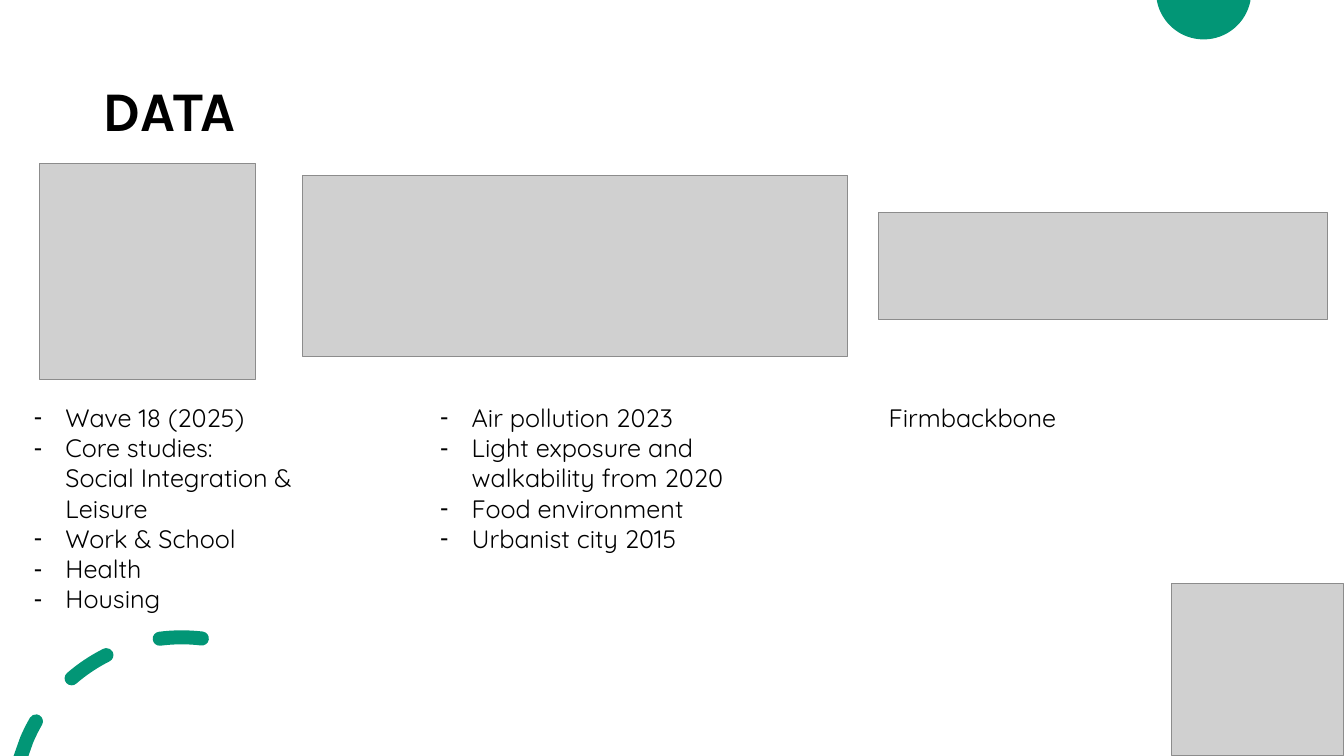
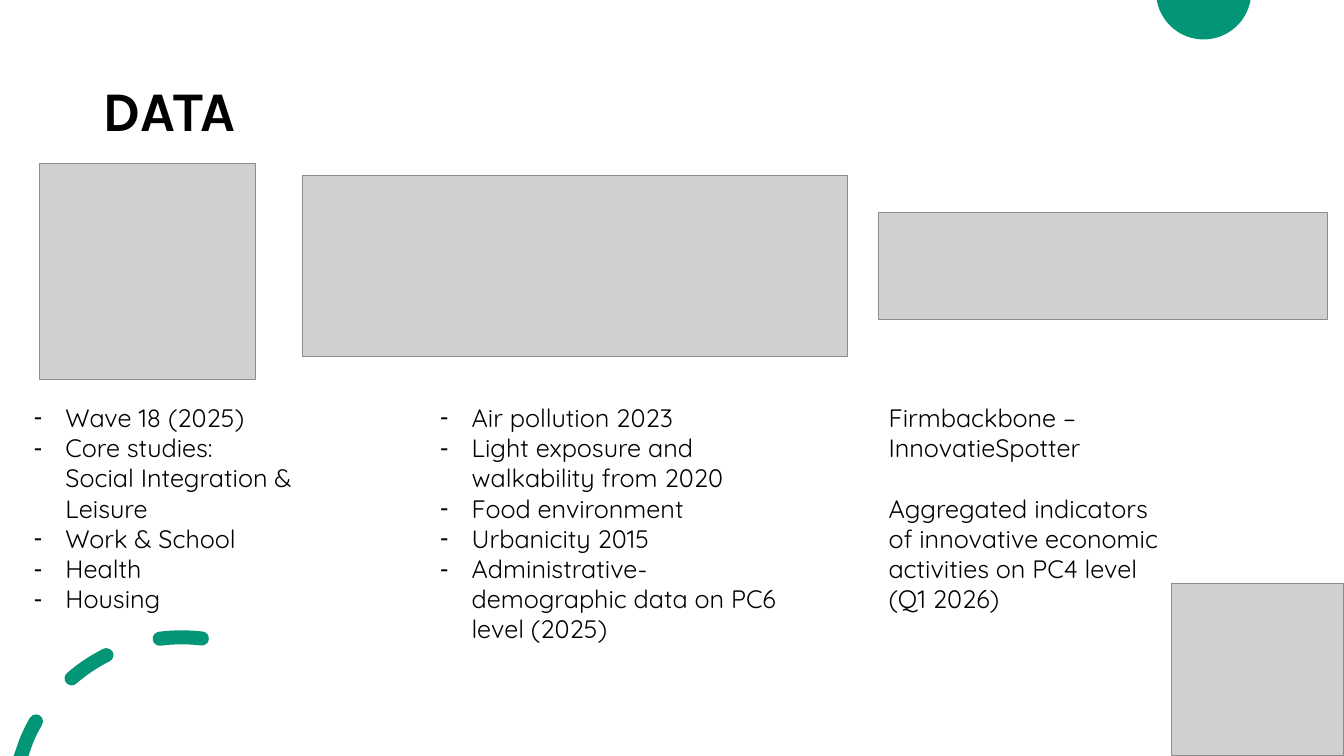
Before and after one commit to ilaluna/LIVING-SICSS, a slide deck: slide 9 of LIVING-SICCS.pptx. Drawn at 1344x756 pixels with LibreOffice and Linux fonts; fonts in the diff are those of the drawing; grey boxes stand for pictures. Boxes give left, top, right and bottom in pixels: in the first picture for what was removed or moved away, otherwise in the second. Text is boxed around its words. In the diff, an @@ line names an element or a change of style, - is before the commit and + after.

```diff
--- a/LIVING-SICCS.pptx
+++ b/LIVING-SICCS.pptx
@@ text at box(889, 408, 1158, 613): text changed @@
-Firmbackbone
+Firmbackbone – InnovatieSpotter
+Aggregated indicators of innovative economic activities on PC4 level (Q1 2026)
@@ text at box(472, 529, 776, 643): text changed @@
-– Urbanist city 2015
+– Urbanicity 2015
+– Administrative-demographic data on PC6 level (2025)
```
Also in this commit, not shown: 6 other slides changed, 1 slide added.
